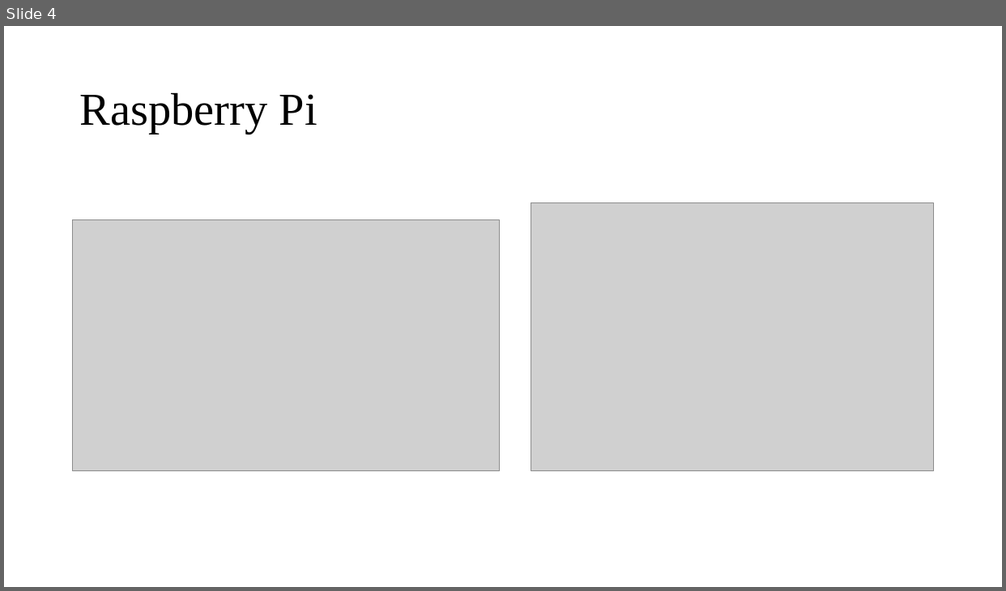
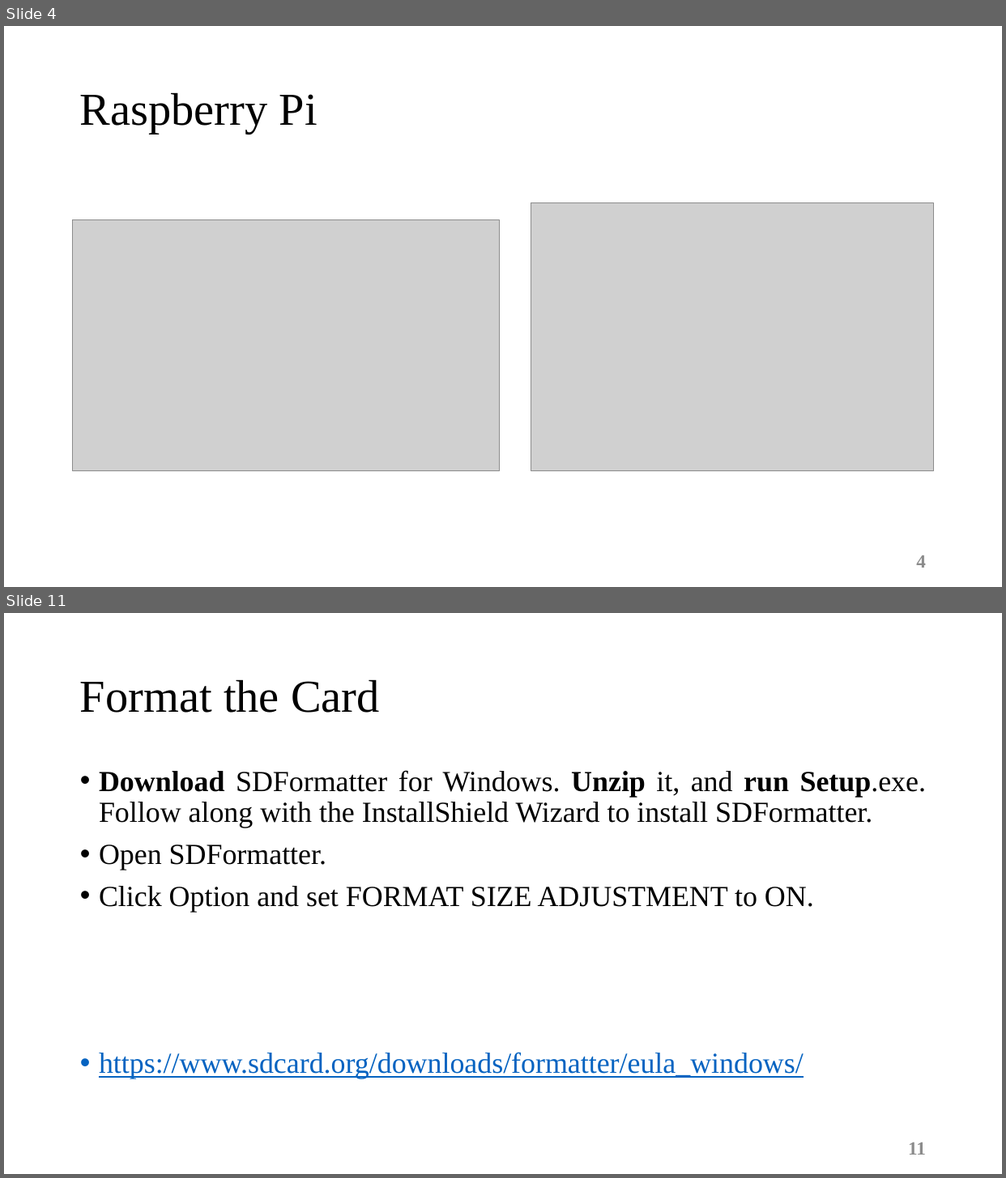
Before and after one commit to sabouri1994/Coursera_IOT_Specialization-, a slide deck: 4-The Raspberry Pi Platform and Python Programming for the Raspberry Pi/Week1/1_ Setup.pptx. Shown one above the other, each under a label of ours: slide 4 before the commit, slides 4 and 11 after it; the slides between them are not shown. The pictures are 1006x591 and 1006x1178 pixels, drawn with LibreOffice and Linux fonts; fonts in the diff are those of the drawing; grey boxes stand for pictures. Boxes give left, top, right and bottom in pixels: in the first picture for what was removed or moved away, otherwise in the second. Text is boxed around its words. In the diff, an @@ line names an element or a change of style, - is before the commit and + after.

```diff
--- a/4-The Raspberry Pi Platform and Python Programming for the Raspberry Pi/Week1/1_ Setup.pptx
+++ b/4-The Raspberry Pi Platform and Python Programming for the Raspberry Pi/Week1/1_ Setup.pptx
@@ slide 11 added at bbox=[4, 613, 1002, 1174], background #FFFFFF @@
@@ title added at bbox=[80, 679, 380, 713], 44 pt, text #000000 @@
+Format the Card
@@ text added at bbox=[99, 770, 926, 1080], 28 pt, text #000000 @@
+• Download SDFormatter for Windows. Unzip it, and run Setup.exe. Follow along with the InstallShield Wizard to install SDFormatter.
+• Open SDFormatter.
+• Click Option and set FORMAT SIZE ADJUSTMENT to ON.
+• https://www.sdcard.org/downloads/formatter/eula_windows/
@@ page number added at bbox=[908, 1143, 926, 1155], 18 pt, text #8C8C8C, bold @@
+11
@@ slide 4 changed as well @@
@@ page number added at bbox=[916, 556, 926, 568], 18 pt, text #8C8C8C, bold @@
+4
```
Also in this commit, not shown: 3 other slides changed, 16 other slides added.
